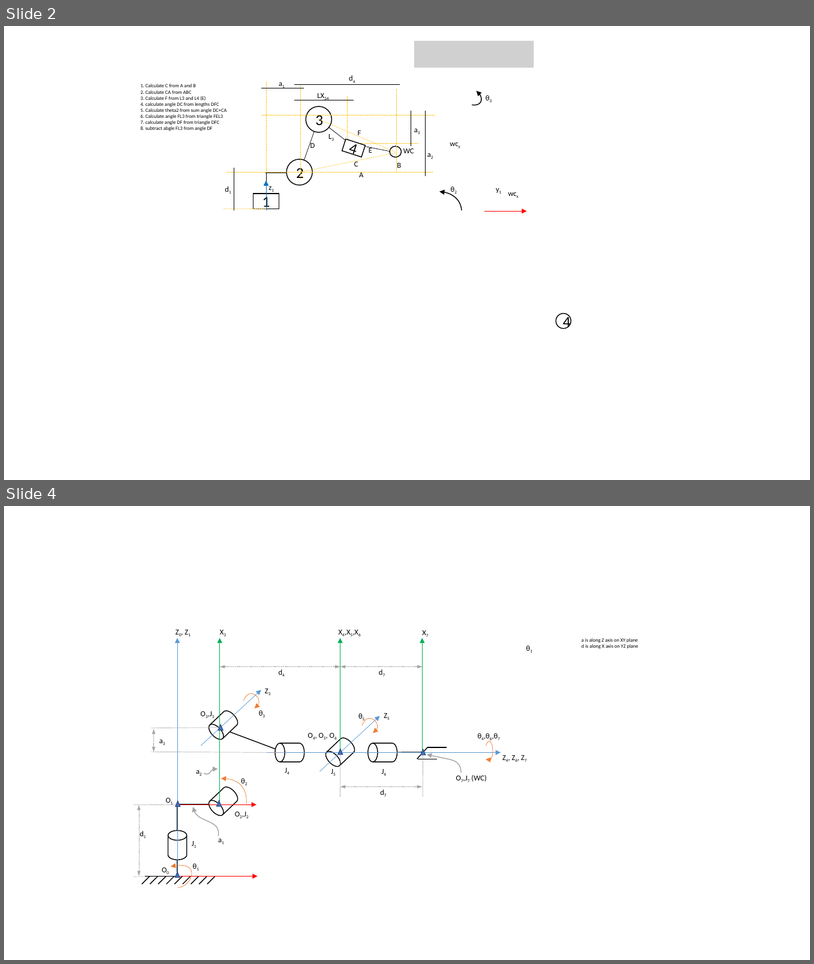
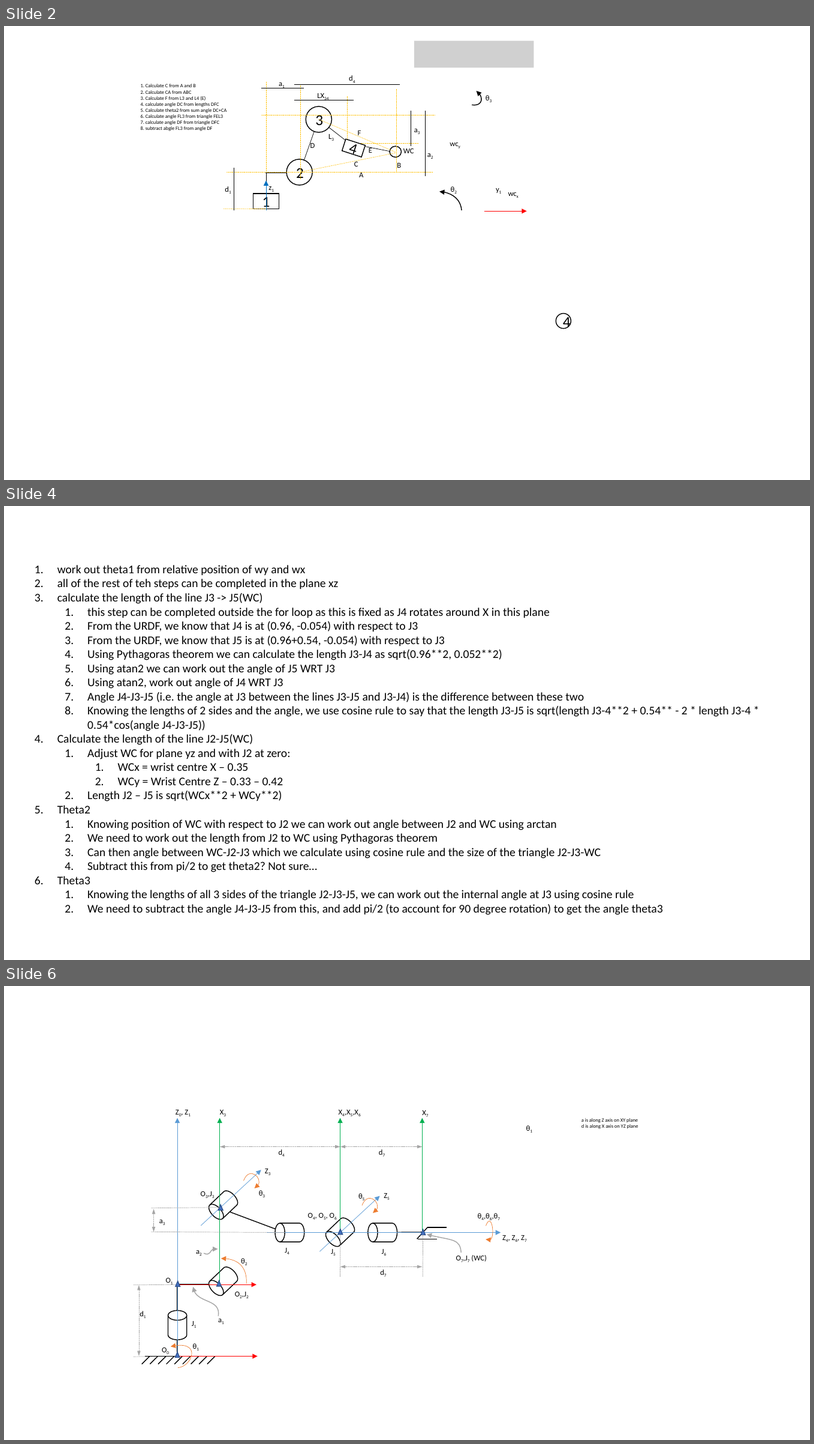
Before and after one commit to mnbf9rca/nd209, a slide deck: catkin_ws/diagrams.pptx. Shown one above the other, each under a label of ours: slides 2 and 4 before the commit, slides 2, 4 and 6 after it; the slides between them are not shown. The pictures are 814x964 and 814x1444 pixels, drawn with LibreOffice and Linux fonts; fonts in the diff are those of the drawing; grey boxes stand for pictures. Boxes give left, top, right and bottom in pixels: in the first picture for what was removed or moved away, otherwise in the second. Text is boxed around its words. In the diff, an @@ line names an element or a change of style, - is before the commit and + after.

```diff
--- a/catkin_ws/diagrams.pptx
+++ b/catkin_ws/diagrams.pptx
@@ slide 4 added at box(4, 506, 810, 960), background #FFFFFF @@
@@ text added at box(57, 565, 751, 915), 14 pt, text #000000 @@
+1. work out theta1 from relative position of wy and wx
+2. all of the rest of teh steps can be completed in the plane xz
+3. calculate the length of the line J3 -> J5(WC)
+  1. this step can be completed outside the for loop as this is fixed as J4 rotates around X in this plane
+  2. From the URDF, we know that J4 is at (0.96, -0.054) with respect to J3
+  3. From the URDF, we know that J5 is at (0.96+0.54, -0.054) with respect to J3
+  4. Using Pythagoras theorem we can calculate the length J3-J4 as sqrt(0.96**2, 0.052**2)
+  5. Using atan2 we can work out the angle of J5 WRT J3
+  6. Using atan2, work out angle of J4 WRT J3
+  7. Angle J4-J3-J5 (i.e. the angle at J3 between the lines J3-J5 and J3-J4) is the difference between these two
+  8. Knowing the lengths of 2 sides and the angle, we use cosine rule to say that the length J3-J5 is sqrt(length J3-4**2 + 0.54** - 2 * length J3-4 * 0.54*cos(angle J4-J3-J5))
+4. Calculate the length of the line J2-J5(WC)
+  1. Adjust WC for plane yz and with J2 at zero:
+    1. WCx = wrist centre X – 0.35
+    2. WCy = Wrist Centre Z – 0.33 – 0.42
+  2. Length J2 – J5 is sqrt(WCx**2 + WCy**2)
+5. Theta2
+  1. Knowing position of WC with respect to J2 we can work out angle between J2 and WC using arctan
+  2. We need to work out the length from J2 to WC using Pythagoras theorem
+  3. Can then angle between WC-J2-J3 which we calculate using cosine rule and the size of the triangle J2-J3-WC
+  4. Subtract this from pi/2 to get theta2? Not sure…
+6. Theta3
+  1. Knowing the lengths of all 3 sides of the triangle J2-J3-J5, we can work out the internal angle at J3 using cosine rule
+  2. We need to subtract the angle J4-J3-J5 from this, and add pi/2 (to account for 90 degree rotation) to get the angle theta3
@@ what was slide 4 is now slide 6 @@
```
Also in this commit, not shown: 1 slide changed, 1 other slide added, 2 other files.
